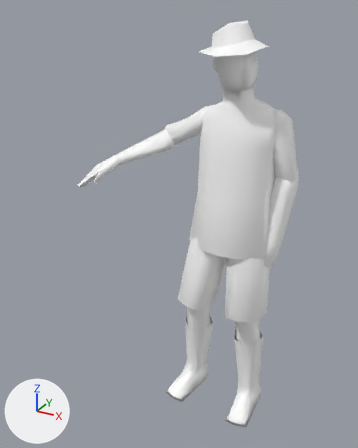
The FBX model Assets/Models/Character/Woodrow_FINAL.fbx, before and after one commit.
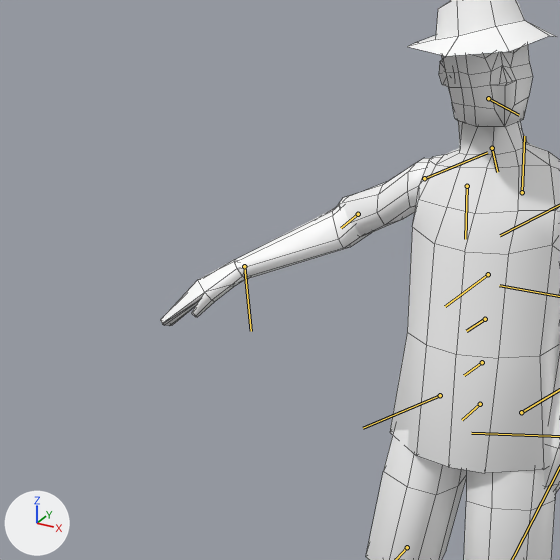
Each version appears first whole from a 50 mm camera at (0.109, -0.257, 0.247) aimed at (-0.025, -0.014, 0.125), and next in a close-up on the part from 0% to 76% of the width and 7% to 67% of the height. The axes (+X, +Y, +Z) are drawn at lower left. The lights are the same throughout. Both versions are drawn at frame 57 of the action 'Take 001'; the numbers are the values there. The bones that bend it are drawn over the model as lines in the close-ups. The close-ups show mesh edges as thin lines.

The first close-up shows 'Woodrow_MESH'.
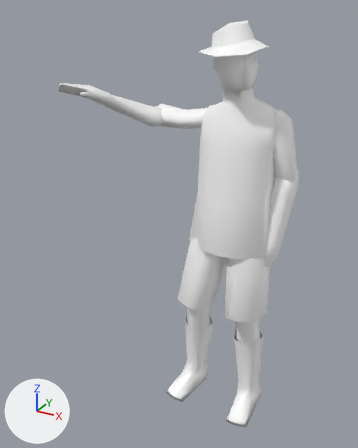
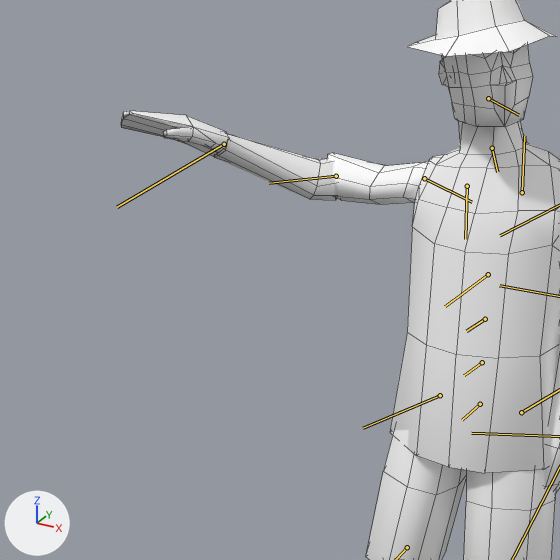
What differs and where, as boxes [x1, y1, x2, y2] in the close-ups (560 x 560 px):
'Woodrow_MESH', posed
    before: [160, 0, 560, 560]
    after: [121, 0, 560, 560]
bone 'QuickRigCharacter_RightArm', root to tip
    before: (424, 178) to (487, 152)
    after: (424, 178) to (472, 202)
bone 'QuickRigCharacter_RightForeArm', root to tip
    before: (358, 214) to (341, 228)
    after: (336, 176) to (269, 183)
bone 'QuickRigCharacter_RightHand', root to tip
    before: (244, 266) to (251, 331)
    after: (224, 144) to (117, 207)

What the commit changed:
Bone 'QuickRigCharacter_RightArm' (bone_quickrigcharacter_rightarm) turns from (8, 39, 1) to (1, 60, 27) degrees about its own x, y and z.
Bone 'QuickRigCharacter_RightForeArm' (bone_quickrigcharacter_rightforearm) turns from (0, 0, 31) to (0, 0, 43) degrees about its own x, y and z.
Bone 'QuickRigCharacter_RightHand' (bone_quickrigcharacter_righthand) turns from (-35, 32, -12) to (-56, 51, -19) degrees about its own x, y and z.
